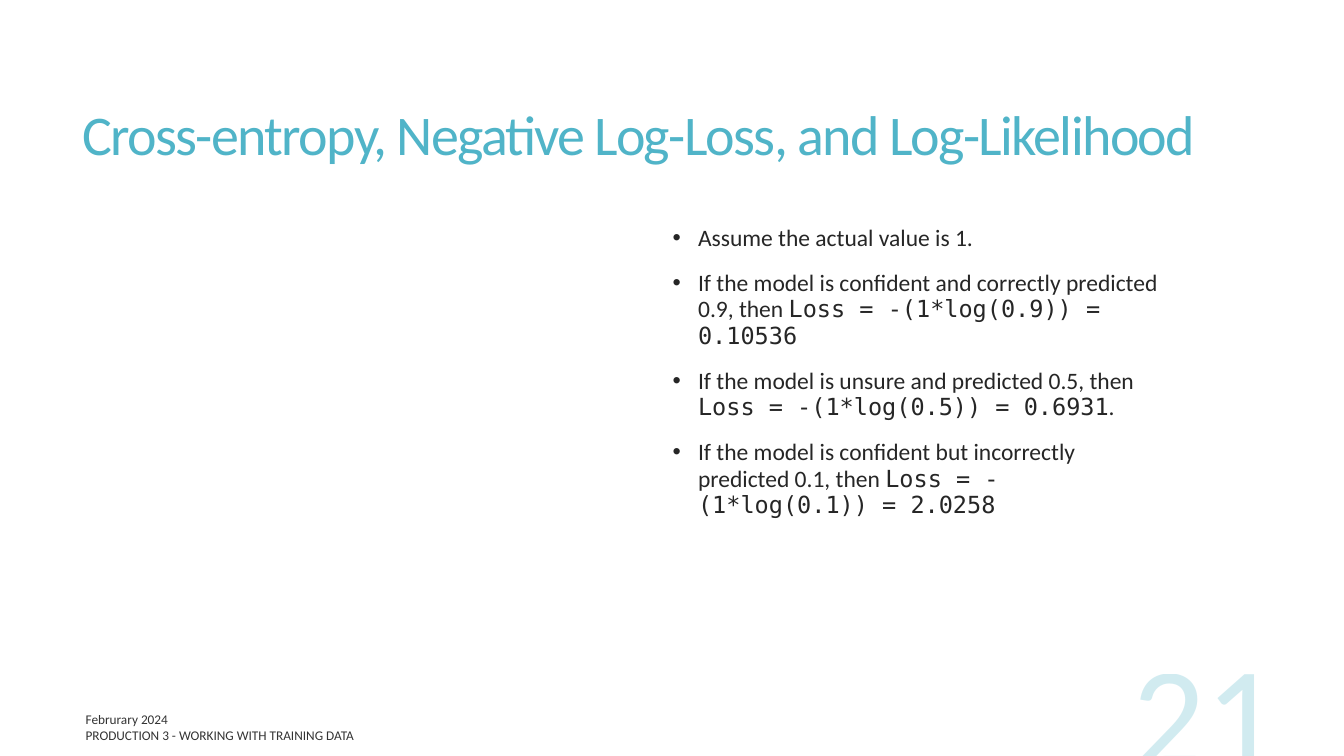
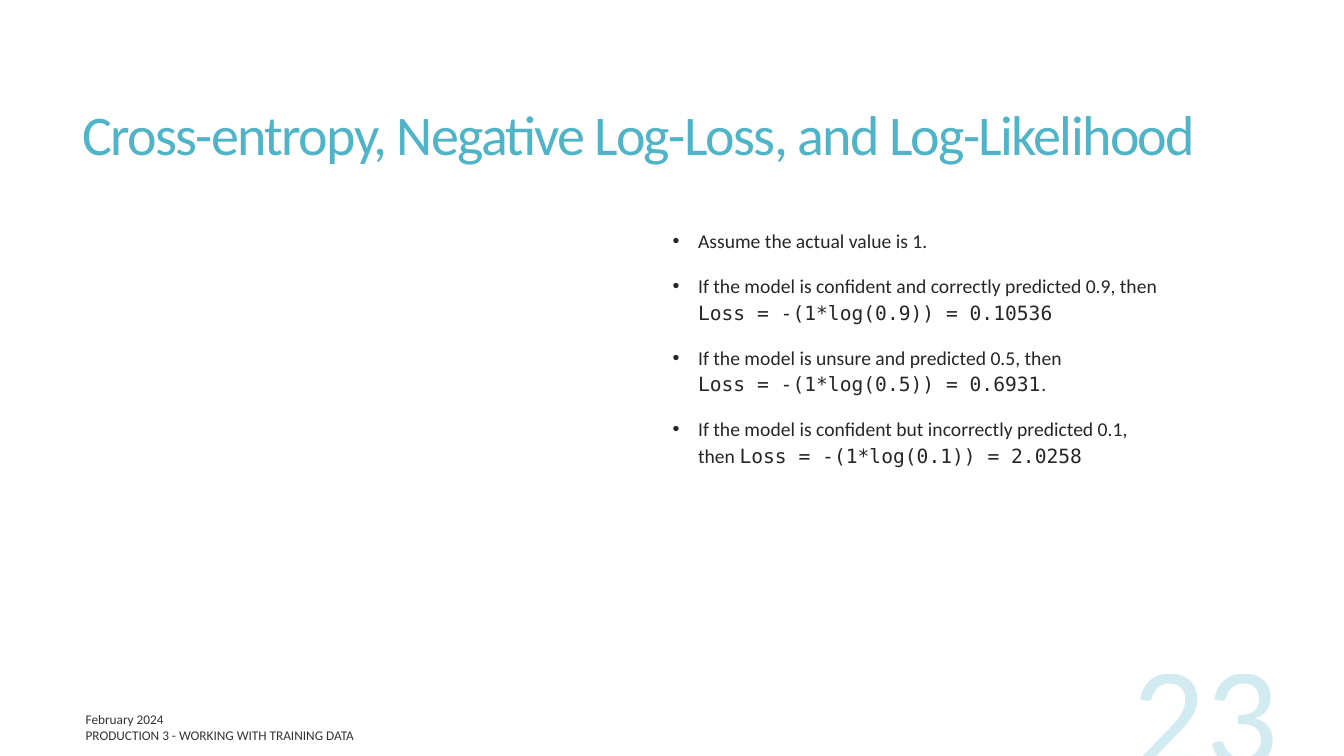
Before and after one commit to UofT-DSI/production, a slide deck: slide 23 of docs/part_3/production_3.pptx (slide 21 before the commit). Drawn at 1344x756 pixels with LibreOffice and Linux fonts; fonts in the diff are those of the drawing; grey boxes stand for pictures. Boxes give left, top, right and bottom in pixels: in the first picture for what was removed or moved away, otherwise in the second. Text is boxed around its words. In the diff, an @@ line names an element or a change of style, - is before the commit and + after.

```diff
--- a/docs/part_3/production_3.pptx
+++ b/docs/part_3/production_3.pptx
@@ text "Assume the actual value is ..." at (698,234,1157,468): size 16.8 to 14 pt; line spacing 0.94 to 1.14 @@
@@ page number at (966,648,1289,756): text changed @@
-21
+23
@@ text at (86,715,164,726): text changed @@
-Februrary 2024
+February 2024
```
Also in this commit, not shown: 23 other slides changed, 4 slides added, 11 other files.
